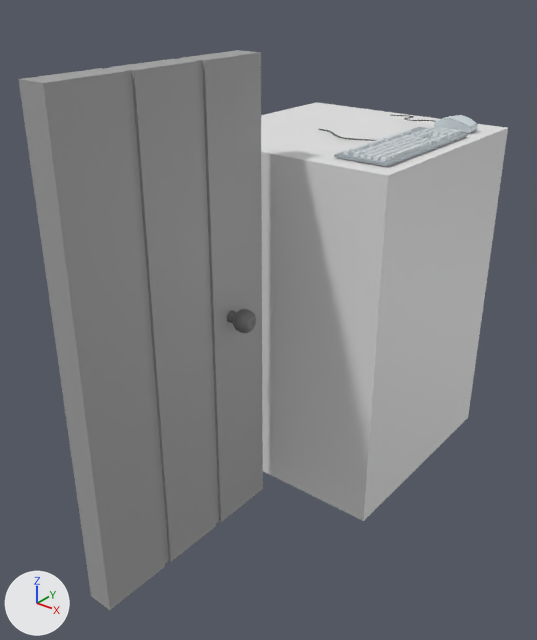
An edit to the Blender file blender/Object/printer_monitor.blend, drawn before and after from the same camera.
Camera for both pictures: a camera (50 mm lens) standing at (7.44, -11.52, 9.2) and looking at (0.13, -2.38, 3.53). The axes (+X, +Y, +Z) are drawn at lower left. The lights are the same throughout.

The older version as bpy lines, for what is in view:
```python
ob_béziercurve = bpy.data.objects.new('BézierCurve', me_béziercurve)
ob_béziercurve.location = (0.88, 1.34, 6.5)
ob_béziercurve.rotation_euler = (0.0, 0.0, 3.142)  # degrees (0, 0, 180)
ob_béziercurve.scale = (0.267, 0.267, 0.267)
ob_cube = bpy.data.objects.new('Cube', me_cube_001)
ob_cube.location = (0.0, 0.0, 3.2)
ob_cube.scale = (2.17, 2.17, 3.18)
ob_cube_001 = bpy.data.objects.new('Cube.001', me_cube_002)
ob_cube_001.location = (-0.05, -4.9, 2.0)
ob_cube_001.rotation_euler = (0.0, 0.0, 1.571)  # degrees (0, 0, 90)
ob_cylinder = bpy.data.objects.new('Cylinder', me_cylinder)
ob_cylinder.location = (0.27, -3.42, 4.01)
ob_cylinder.rotation_euler = (0.0, 0.0, 1.571)  # degrees (0, 0, 90)
ob_key_018 = bpy.data.objects.new('key.018', me_cube_027)
ob_key_018.location = (1.13, -0.95, 6.46)
ob_key_018.rotation_euler = (0.0, 0.0, 1.571)  # degrees (0, 0, 90)
ob_key_018.scale = (0.325, 0.325, 0.325)
```
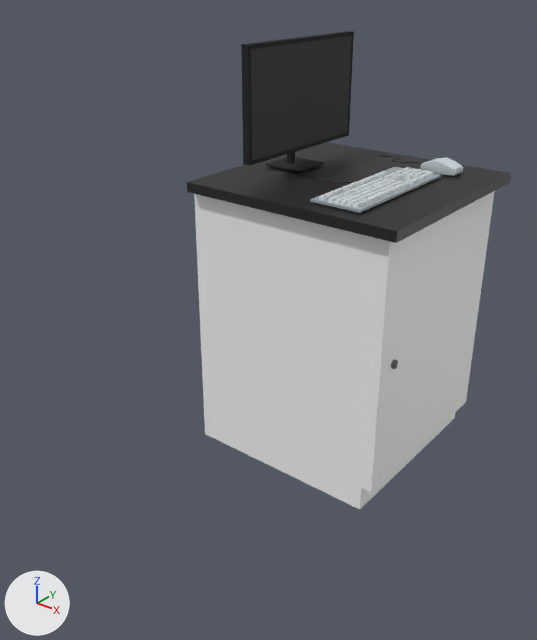
Where the newer file only moved an object's origin or applied its transform, the numbers keep the older frame.

What the commit changed:
Picture 'ImphenziaPalette01.png.002' (img_imphenziapalette01_png_002) is new.
Material 'Material' (mat_material) is new.
Its texture is img_imphenziapalette01_png_002.
Material 'Material.003' (mat_material_003) is new.
Its texture is img_imphenziapalette01_png_002.
Its roughness is 1.0.
me_cube_001 is used by ob_cube; location (0.0, 0.0, 3.2); scale (2.17, 2.17, 3.18).
me_cube_001 had 8 vertices, 6 faces and spanned x -1.0..1.0, y -1.0..1.0, z -1.0..1.0.
me_cube_001 now has 86 vertices, 52 faces and spans x -1.95..2.37, y -2.13..2.13, z -2.77..2.77.
me_cube_001 part 3: the whole mesh is rebuilt.
me_cube_001 part 4: the surface is now shaded smooth.
me_cube_001 now uses material mat_material (picture img_imphenziapalette01_png_002).
me_cube_027 has 1140 vertices, 919 faces and spans x -2.59..5.85, y -2.52..4.61, z -0.17..0.11.
me_cube_027 is used by ob_key_018; location (1.13, -0.95, 6.46); rotation (0.0, 0.0, 1.571), in degrees (0, 0, 90); scale (0.325, 0.325, 0.325).
me_cube_027 part 1: the whole mesh is moved by (0.0, 1.35, -2.47).
me_béziercurve has 925 vertices, 845 faces and spans x -3.76..2.75, y -0.81..0.86, z -0.34..0.52.
me_béziercurve is used by ob_béziercurve; location (0.88, 1.34, 6.5); rotation (0.0, 0.0, 3.142), in degrees (0, 0, 180); scale (0.267, 0.267, 0.267).
me_béziercurve part 2: the whole mesh is moved by (0.72, 0.0, -3.04).
Mesh me_cube_003 is new.
It has 40 vertices, 31 faces and spans x -0.52..0.29, y -1.59..1.59, z -1.33..1.0.
It uses material mat_material_003 (picture img_imphenziapalette01_png_002).
Object 'Cube' (ob_cube) is rescaled from (2.17, 2.17, 3.18) to (1.0, 1.0, 1.0).
Object 'Cube' (ob_cube) moves from (0.0, 0.0, 3.2) to (0.0, 0.0, 2.8).
Object 'Cube.001' (ob_cube_001) is deleted.
Object 'Cylinder' (ob_cylinder) is deleted.
Object 'Cube.003' (ob_cube_003) is new; it shows me_cube_003.
Its location is (-1.0, 0.0, 6.93).

What differs and where, as boxes (x1, y1, x2, y2) in the pictures (537 x 640 px):
'Cube.001', deleted: before (19, 50, 263, 610)
'Cube', reshaped, moved, rescaled: before (261, 102, 508, 521); after (187, 142, 511, 509)
'Cube.003', added (black): after (241, 31, 354, 172)
'key.018', mesh moved: before (319, 127, 468, 167); after (303, 167, 441, 213)
'BézierCurve', mesh moved: before (390, 115, 478, 133); after (379, 155, 463, 176)
'Cylinder', deleted: before (227, 309, 256, 333)
part 3 of me_cube_001, built on: before (261, 102, 508, 521); after (187, 142, 511, 509)
